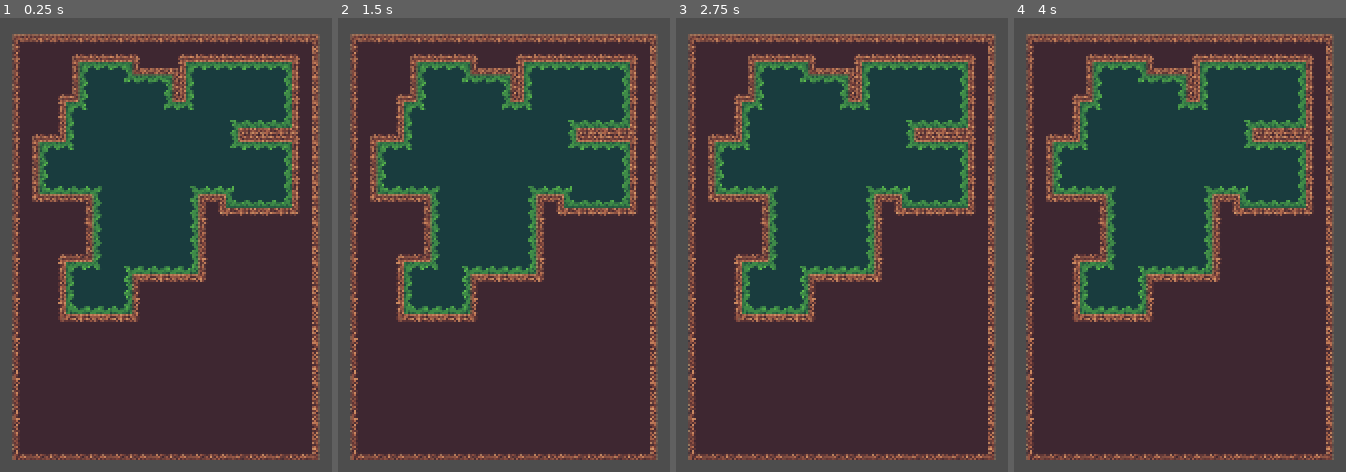
Above: before the commit, frames 1-4 (left to right).
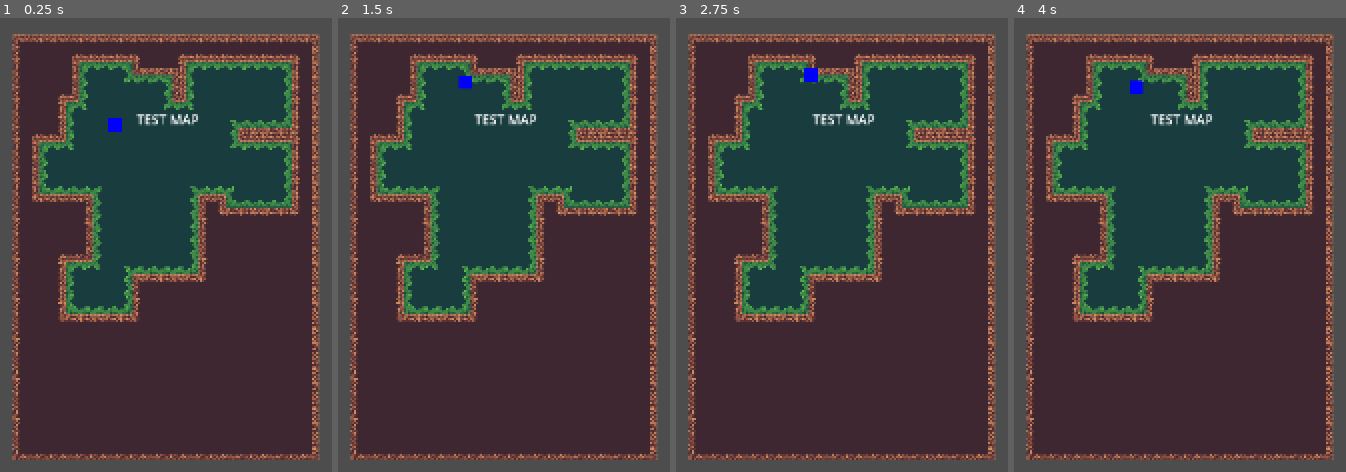
Above: after the commit, the same moments.

Repository: impstudio2024/Brackeys2024-2
Game: Godot game, scene res://Scenes/testmap/testmap.tscn
Two runs of this game, one before a commit and one after it. Both use one fixed random seed, a clock stepped at 60 frames per second and the inputs below. This scene is started directly instead of the project's main scene.
Inputs (mouse positions are in pixels of both pictures, inside the frame that each line leads up to):
- Up to frame 1 (0.25 s): no input
- Up to frame 2 (1.5 s): tap Enter at 0.5 s; move the mouse to (outside the picture) at 0.52 s; hold D (move_right) 0.53-1.28 s; click (outside the picture) at 0.67 s; tap Space at 1.25 s; move the mouse to (outside the picture) at 1.27 s; hold S (move_down) from 1.28 s (still down)
- Up to frame 3 (2.75 s): tap Enter at 2 s; move the mouse to (outside the picture) at 2.02 s; release S (move_down) at 2.03 s; hold D (move_right) from 2.03 s (still down)
- Up to frame 4 (4 s): tap Space at 2.75 s; move the mouse to (outside the picture) at 2.77 s; release D (move_right) at 2.78 s; hold W (move_up) 2.78-3.53 s; click (outside the picture) at 2.92 s; tap Enter at 3.5 s; move the mouse to (outside the picture) at 3.52 s; hold A (move_left) from 3.53 s (still down)

The runs differ from the first frame. In frame 1, 0.5% of the frame differs, in the area x 32-60%, y 21-26%; in frame 2, 0.5%; in frame 3, 0.5%; in frame 4, 0.5%.

Commit message:
duplicate map scene for testing purposes, add disclaimer label

Diff:
--- a/brackeys-2024-2/Scenes/testmap/testmap.tscn
+++ b/brackeys-2024-2/Scenes/testmap/testmap.tscn
@@ -1,7 +1,9 @@
-[gd_scene load_steps=6 format=4 uid="uid://p2tulbeaf1e6"]
+[gd_scene load_steps=8 format=4 uid="uid://p2tulbeaf1e6"]
 
 [ext_resource type="Texture2D" uid="uid://bjgpbdeqrua7i" path="res://Assets/Sprites/ground_board_1.png" id="1_7tv78"]
 [ext_resource type="Texture2D" uid="uid://b8dftu8tapow1" path="res://Assets/Sprites/slime_boarder_c3.png" id="2_hroyw"]
+[ext_resource type="PackedScene" uid="uid://cw711chy7feh0" path="res://Scenes/testmap/testcharacter.tscn" id="3_ghrp1"]
+[ext_resource type="Script" path="res://Scenes/testmap/testcharacter.gd" id="4_vq4mm"]
 
 [sub_resource type="TileSetAtlasSource" id="TileSetAtlasSource_cifss"]
 resource_name = "Ground"
@@ -684,3 +686,14 @@
 tile_set = SubResource("TileSet_vaibt")
 
 [node name="Entities" type="TileMapLayer" parent="."]
+
+[node name="Character" parent="." instance=ExtResource("3_ghrp1")]
+position = Vector2(218, 283)
+script = ExtResource("4_vq4mm")
+
+[node name="disclaimer" type="Label" parent="."]
+offset_left = 229.0
+offset_top = 250.0
+offset_right = 305.0
+offset_bottom = 273.0
+text = "TEST MAP"
